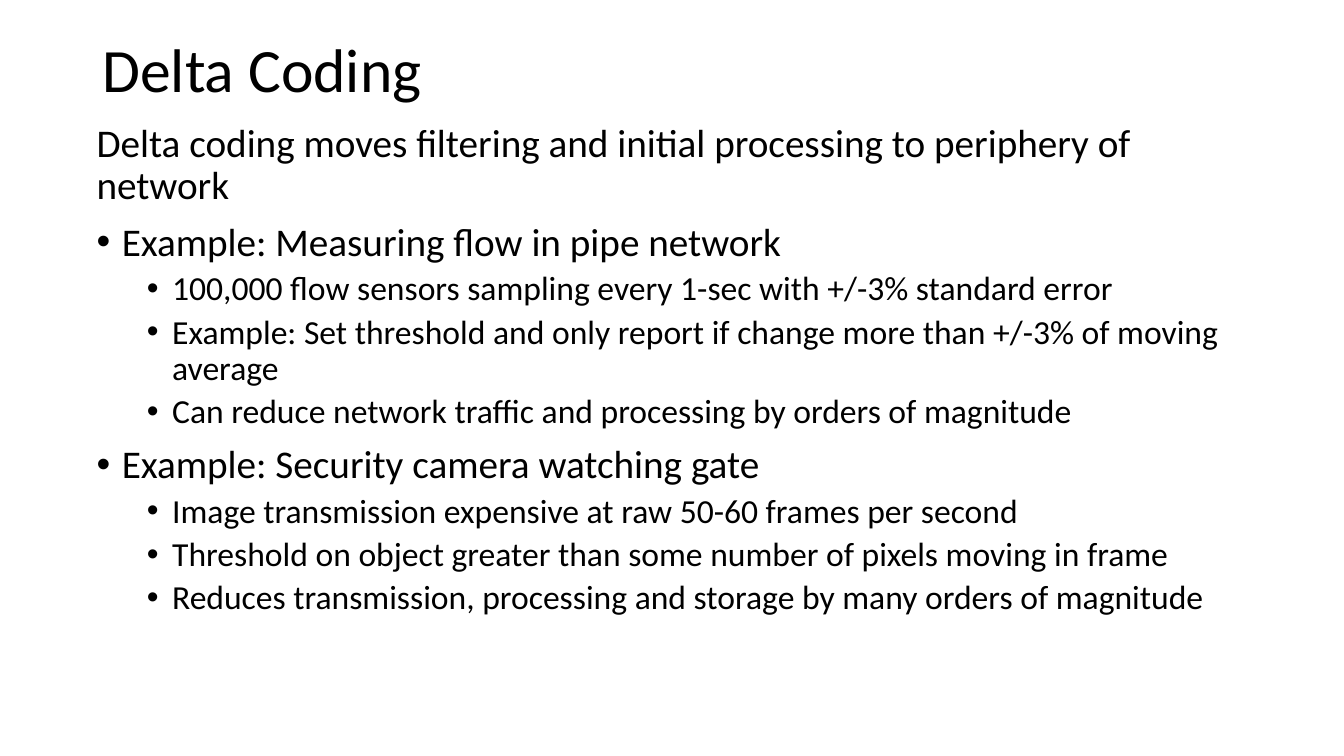
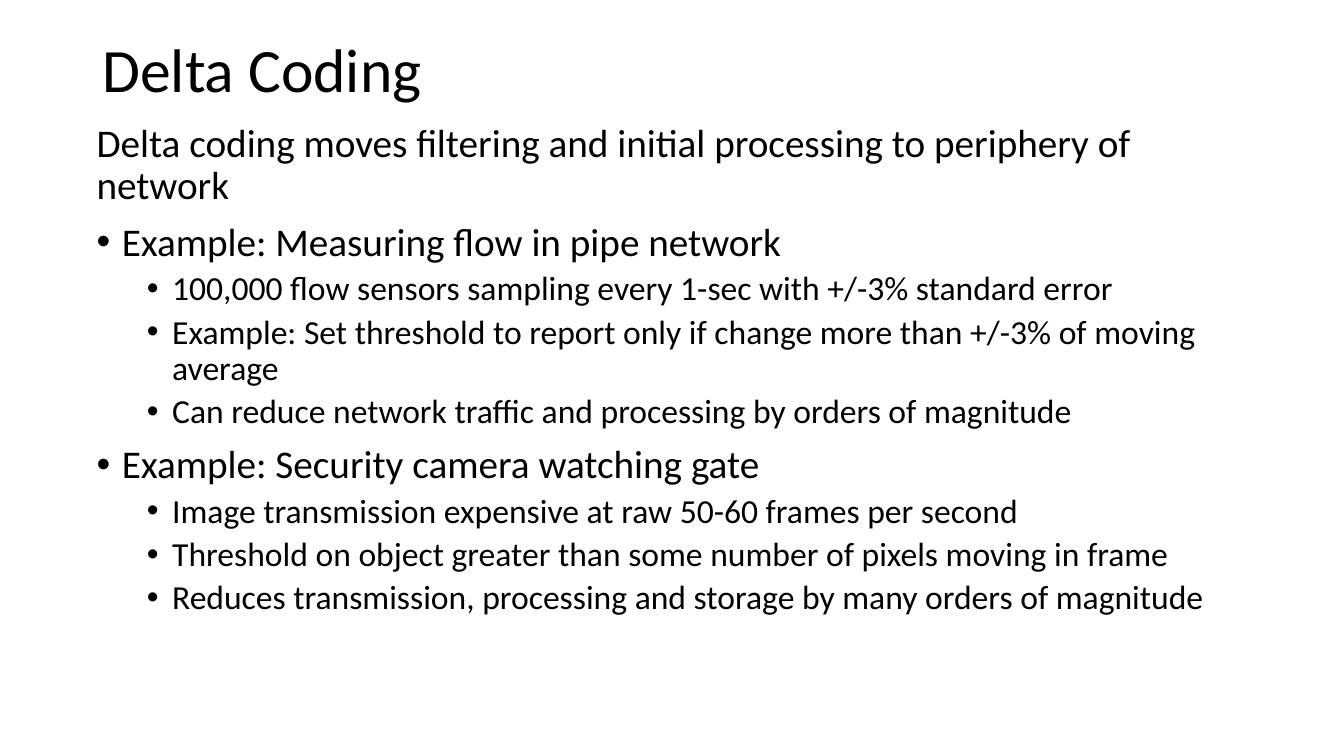
Before and after one commit to StephenElston/CSCI-E-108, a slide deck: slide 28 of slides/6_OnlineAnalytics_Part1.pptx (slide 27 before the commit). Drawn at 1344x756 pixels with LibreOffice and Linux fonts; fonts in the diff are those of the drawing. Boxes give left, top, right and bottom in pixels: in the first picture for what was removed or moved away, otherwise in the second. Text is boxed around its words. In the diff, an @@ line names an element or a change of style, - is before the commit and + after.

Commit message:
Typo corrections from lecture

```diff
--- a/slides/6_OnlineAnalytics_Part1.pptx
+++ b/slides/6_OnlineAnalytics_Part1.pptx
@@ text at box(172, 320, 1195, 386): text changed @@
-  • Example: Set threshold and only report if change more than +/-3% of moving average
+  • Example: Set threshold to report only if change more than +/-3% of moving average
```
Also in this commit, not shown: 9 other slides changed, 1 slide added.
